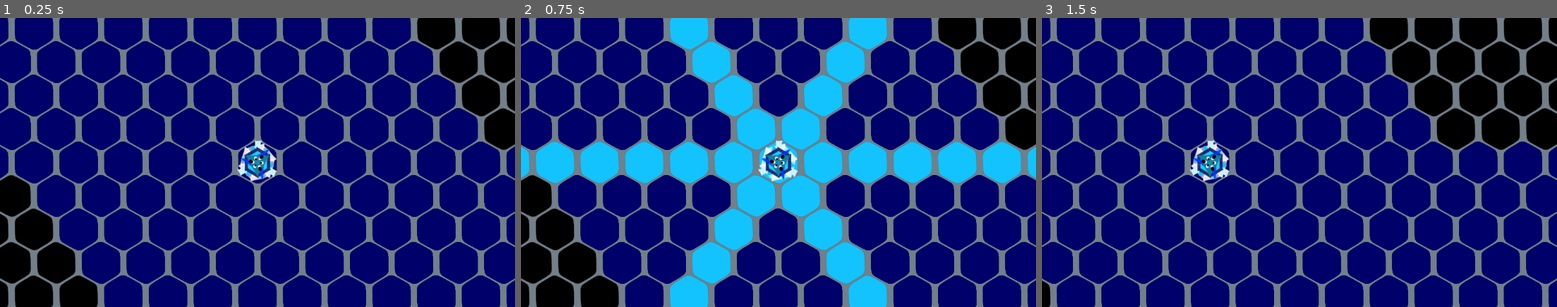
Above: before the commit, frames 1-3 (left to right).
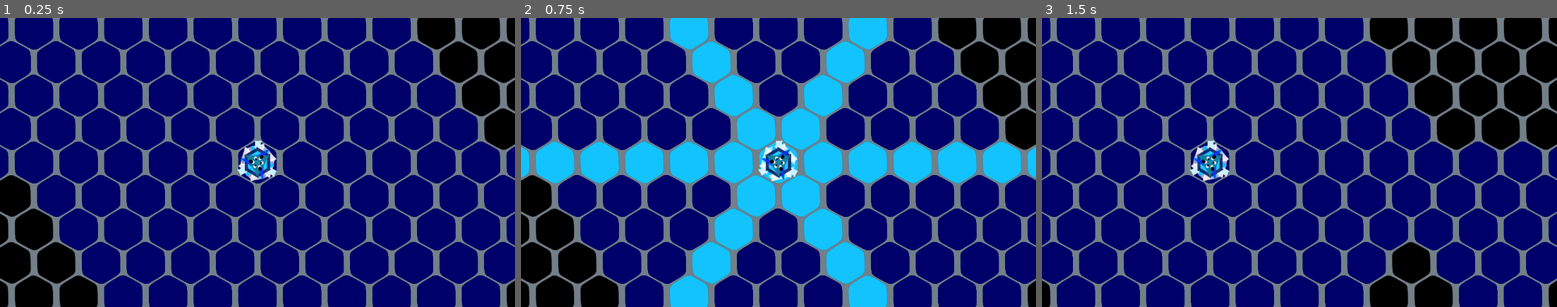
Above: after the commit, the same moments.

Repository: petesamerson/V-s-on
Game: Godot game, scene res://base_scene.tscn
Two runs of this game, one before a commit and one after it. Both use one fixed random seed, a clock stepped at 60 frames per second and the inputs below.
Inputs (mouse positions are in pixels of both pictures, inside the frame that each line leads up to):
- Up to frame 1 (0.25 s): no input
- Up to frame 2 (0.75 s): tap Enter at 0.5 s; drag from (778, 162) to (830, 98) at 0.52 s
- Up to frame 3 (1.5 s): tap Space at 1.25 s; drag from (1196, 176) to (1299, 162) at 1.27 s

The runs differ from the first frame. In frame 1, 0.1% of the frame differs, in the area x 98-100%, y 90-100%; in frame 2, 0.1%; in frame 3, 2.4%, in the area x 63-100%, y 77-100%.

Commit message:
rotation vision + hex fix

Diff:
--- a/TowerRotatePiece.gd
+++ b/TowerRotatePiece.gd
@@ -1,6 +1,5 @@
 extends Piece
 class_name TowerRotatePiece
-
 
 
 # Called when the node enters the scene tree for the first time.
@@ -27,11 +26,11 @@
 	])
 	print("reached tower setup")
 
-
+var cur_direction = 5
 
 func draw_vision_change():
 	var cur_pos = board.local_to_map(position)
-	var raw_vision = board.get_triangle_tiles_from_center(cur_pos, 5, 0)
+	var raw_vision = board.get_triangle_tiles_from_center(cur_pos, 5, cur_direction)
 	var new_vision: Array[Vector2i] = []
 
 	for cell in raw_vision:
@@ -48,7 +47,6 @@
 	board.update_all_piece_vision([self])
 
 
-
 func on_clicked():
 	print("on_tower_clicked")
 	var cell = board.local_to_map(position)
@@ -58,12 +56,26 @@
 		selected = false
 		board.deselect_all_pieces([self])
 	else:
-		var first_axis = board.get_line_from_center(cell, 3, 6)
-		var second_axis = board.get_line_from_center(cell, 4, 6)
+		var first_axis = board.get_line_from_center(cell, cur_direction, 10)
+		var second_axis = board.get_line_from_center(cell, (cur_direction + 1) % 6, 10)
+
+		# for hex in first_axis:
+		# 	board.set_cell(hex, Tiles.DARK_RED, Vector2i(0,0))
+
+		# for hex in second_axis:
+		# 	board.set_cell(hex, Tiles.HEX_STAR, Vector2i(0,0))
+
+
 		for i in range(first_axis.size()):
 			if(i%2 == 0):
 				var connect_line = board.hex_line(first_axis[i], second_axis[i])
-				cur_moves.append(connect_line[(connect_line.size())/2])
+
+				# if(i == 2):
+				# 	for hex in connect_line:
+				# 		board.set_cell(hex, Tiles.DARK_GREY, Vector2i(0,0))
+				var potential_new_move = connect_line[(connect_line.size())/2]
+				if(board.cell_in_board(potential_new_move)):
+					cur_moves.append(potential_new_move)
 
 		for potential_move in cur_moves:
 			old_selected_tile_ids.append(board.get_cell_source_id(potential_move))
--- a/board.gd
+++ b/board.gd
@@ -236,8 +236,8 @@
 			var offset = 0
 			if(center_even):
 				offset = 1
-				if(length % (length/2) == 0):
-					offset = offset - length/5 + 1
+				if(length % 2 == 0):
+					offset = offset - 1
 			offset = offset + length / 2
 			print(["offset", offset, center_even])
 			return hex_line(center, Vector2i(center.x + offset, center.y - length))
@@ -247,8 +247,8 @@
 			var offset = 0
 			if(center_even):
 				offset = 1
-				if(length % (length/2) == 0):
-					offset = offset - length/5 + 1
+				if(length % 2 == 0):
+					offset = offset - 1
 			offset = offset + length / 2
 			return hex_line(center, Vector2i(center.x + offset, center.y + length))
 		3:
@@ -256,21 +256,21 @@
 			if(center_even):
 				offset = 0
 			else:
-				if(length % (length/2) == 0):
-					offset = offset - length/5 + 1
-			offset = offset + length / 2
-			return hex_line(center, Vector2i(center.x - offset, center.y + length))
+				if(length % 2 == 0):
+					offset = offset - 1
+			offset = offset + length / 2
+			return hex_line(center,Vector2i(center.x - offset, center.y + length))
 		4:
-			return hex_line(center, Vector2i(center.x - length, center.y))
+			return hex_line(center,Vector2i(center.x - length, center.y))
 		5:
 			var offset = 1
 			if(center_even):
 				offset = 0
 			else:
-				if(length % (length/2) == 0):
-					offset = offset - length/5 + 1
-			offset = offset + length / 2
-			return hex_line(center, Vector2i(center.x - offset, center.y - length))
+				if(length % 2 == 0):
+					offset = offset - 1
+			offset = offset + length / 2
+			return hex_line(center,Vector2i(center.x - offset, center.y - length))
 
 
 func draw_line_from_center(center: Vector2i,direction: int, length: int, color: int):
@@ -451,54 +451,60 @@
 		offset_neg = 0
 
 	for i in range(1,hex_radius + 1):
-
-		#below
-		triangle_tiles.append_array(
-			hex_line(
-				Vector2i(center.x - offset_neg, center.y + i),
-				Vector2i(center.x + offset_pos, center.y + i),
-			)
-		)
-
-		# above
-		triangle_tiles.append_array(
-			hex_line(
-				Vector2i(center.x + offset_pos, center.y - i),
-				Vector2i(center.x - offset_neg, center.y - i),
-			)
-		)
-
-		triangle_tiles.append_array(
-			hex_line(
-				Vector2i(center.x - offset_neg, center.y + i),
-				Vector2i(center.x - i, center.y),
-			)
-		)
-
-		triangle_tiles.append_array(
-			hex_line(
-				Vector2i(center.x - offset_neg, center.y - i),
-				Vector2i(center.x - i, center.y),
-			)
-		)
-
-		triangle_tiles.append_array(
-			hex_line(
-				Vector2i(center.x + offset_pos, center.y + i),
-				Vector2i(center.x + i, center.y),
-			)
-		)
-
-		triangle_tiles.append_array(
-			hex_line(
-				Vector2i(center.x + offset_pos, center.y - i),
-				Vector2i(center.x + i, center.y),
-			)
-		)
-
-
-		triangle_tiles.append(Vector2i(center.x + i, center.y))
-		triangle_tiles.append(Vector2i(center.x - i, center.y))
+		match direction:
+			0:
+				triangle_tiles.append_array(
+					hex_line(
+						Vector2i(center.x + offset_pos, center.y - i),
+						Vector2i(center.x + i, center.y),
+					)
+				)
+			1:
+				triangle_tiles.append_array(
+					hex_line(
+						Vector2i(center.x + offset_pos, center.y + i),
+						Vector2i(center.x + i, center.y),
+					)
+				)
+			2:
+				# below
+				triangle_tiles.append_array(
+					hex_line(
+						Vector2i(center.x - offset_neg, center.y + i),
+						Vector2i(center.x + offset_pos, center.y + i),
+					)
+				)
+			3:
+				triangle_tiles.append_array(
+					hex_line(
+						Vector2i(center.x - offset_neg, center.y + i),
+						Vector2i(center.x - i, center.y),
+					)
+				)
+			4:
+				triangle_tiles.append_array(
+					hex_line(
+						Vector2i(center.x - offset_neg, center.y - i),
+						Vector2i(center.x - i, center.y),
+					)
+				)
+			5:
+				# above
+				triangle_tiles.append_array(
+					hex_line(
+						Vector2i(center.x + offset_pos, center.y - i),
+						Vector2i(center.x - offset_neg, center.y - i),
+					)
+				)
+
+
+
+
+		if(direction == 0 or direction == 1):
+			triangle_tiles.append(Vector2i(center.x + i, center.y))
+
+		if(direction == 3 or direction == 4):
+			triangle_tiles.append(Vector2i(center.x - i, center.y))
 
 		if (center.y + i) % 2 == 0:
 			offset_pos += 1
@@ -651,7 +657,7 @@
 	if(a.y == b.y):
 		for i in range(abs(a.x - b.x) + 1):
 			if(a.x > b.x):
-				results.append(Vector2i(b.x + i, b.y))
+				results.append(Vector2i(a.x - i, a.y))
 			else:
 				results.append(Vector2i(a.x + i, a.y))
 		return results
--- a/piece.gd
+++ b/piece.gd
@@ -69,7 +69,7 @@
 
 
 func _on_area_2d_input_event(viewport, event, shape_idx):
-	print("handledarea")
+	# print("handledarea")
 	if event is InputEventMouseButton and event.pressed and event.button_index == MOUSE_BUTTON_LEFT:
 		on_clicked()
 
@@ -84,7 +84,7 @@
 			board.deselect_all_pieces([self])
 		else:
 			for i in range(6):
-				var raw_moves = board.get_line_from_center(cell, i, 10)
+				var raw_moves = board.get_line_from_center(cell, i, 6)
 				for move in raw_moves:
 					if(board.cell_in_board(move)):
 						cur_moves.append(move)
